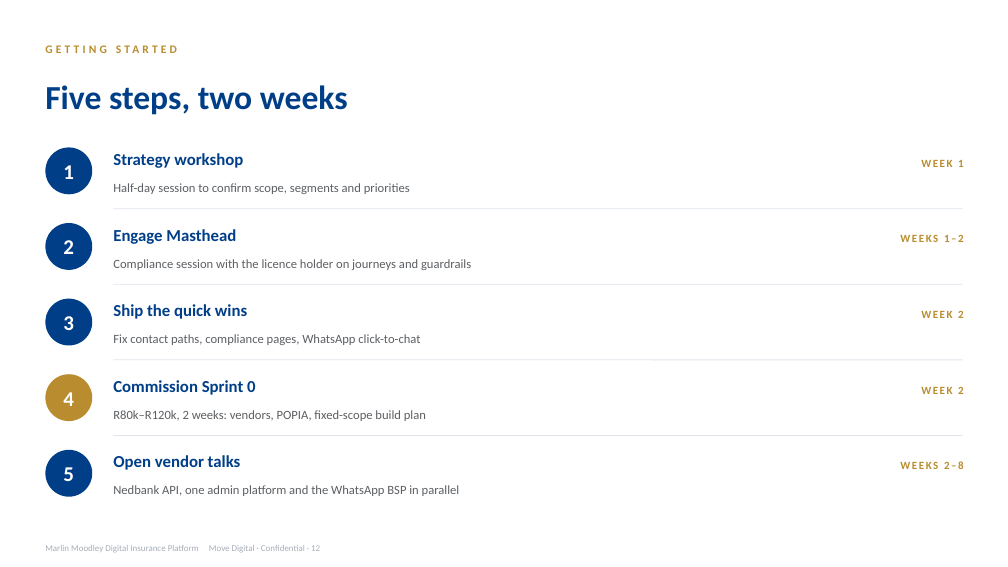
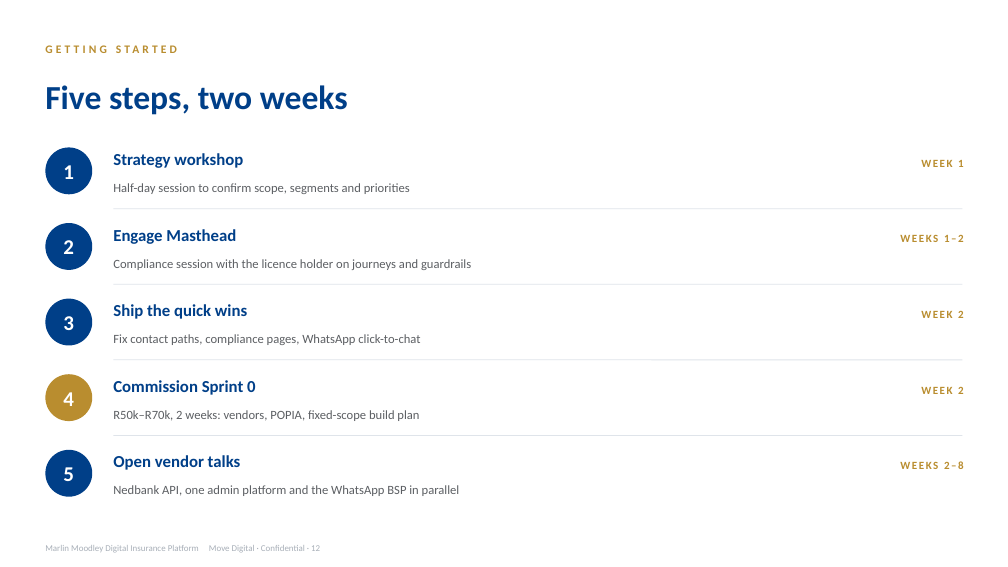
Before and after one commit to MalcolmGov/Gaslite, a slide deck: slide 12 of docs/marlin-moodley/Marlin-Moodley-Proposal-Deck.pptx. Drawn at 1008x567 pixels with LibreOffice and Linux fonts; fonts in the diff are those of the drawing. Boxes give left, top, right and bottom in pixels: in the first picture for what was removed or moved away, otherwise in the second. Text is boxed around its words. In the diff, an @@ line names an element or a change of style, - is before the commit and + after.

Commit message:
Update Marlin Moodley proposal to v1.5 with discovery questionnaire (#8)
R500k-R750k Launch Edition with custom CRM in scope, 2-3 months, flat R50k/month; deck re-cut to match; adds the two-page client discovery questionnaire.

```diff
--- a/docs/marlin-moodley/Marlin-Moodley-Proposal-Deck.pptx
+++ b/docs/marlin-moodley/Marlin-Moodley-Proposal-Deck.pptx
@@ text at (113, 410, 419, 421): text changed @@
-R80k–R120k, 2 weeks: vendors, POPIA, fixed-scope build plan
+R50k–R70k, 2 weeks: vendors, POPIA, fixed-scope build plan
```
Also in this commit, not shown: 6 other slides changed, 3 other files.
